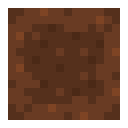
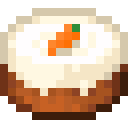
Before/after of a 128px x 128px layered artwork. What changed in the layer stack:
added group "carrot cake stuff" with 6 layers above "chocolate cake stuff" over (0, 8, 128, 120)
added layer "carrot cake item" in group "carrot cake stuff" over (0, 8, 128, 120)
hid group "chocolate cake stuff" (7 layers) over (0, 8, 128, 120)
hid "choco cake bottom #1" over (8, 8, 120, 120)
hid group "minecraft cake REF" (5 layers) over (0, 8, 128, 120)
hid "Pasted Layer #4" over (8, 8, 120, 120)
